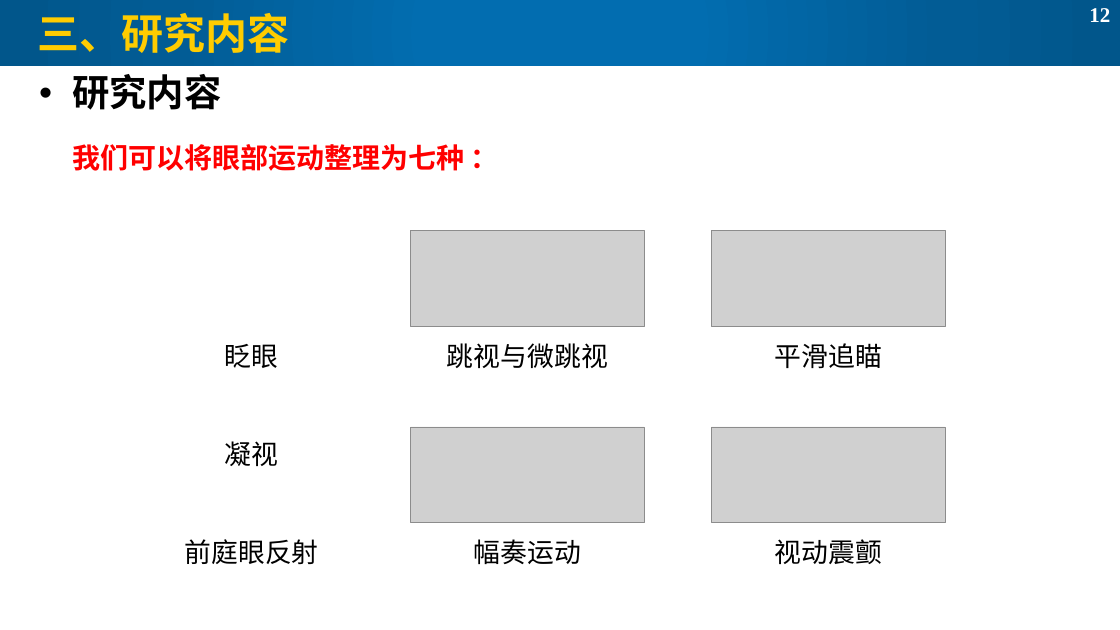
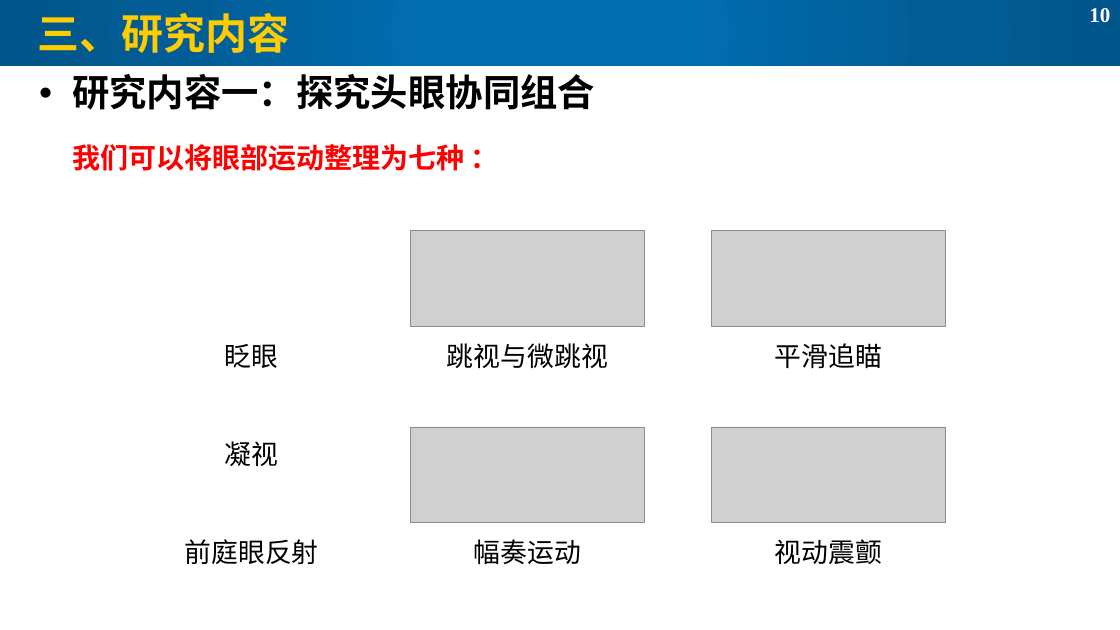
Before and after one commit to lorenz-liu/gaze-dominant-manipulation, a slide deck: slide 10 of PAPERWORK/毕设开题PPT.pptx (slide 12 before the commit). Drawn at 1120x630 pixels with LibreOffice and Linux fonts; fonts in the diff are those of the drawing; grey boxes stand for pictures. Boxes give left, top, right and bottom in pixels: in the first picture for what was removed or moved away, otherwise in the second. Text is boxed around its words. In the diff, an @@ line names an element or a change of style, - is before the commit and + after.

```diff
--- a/PAPERWORK/毕设开题PPT.pptx
+++ b/PAPERWORK/毕设开题PPT.pptx
@@ page number at (1089,8,1110,22): text changed @@
-12
+10
@@ text at (72,74,595,110): text changed @@
-• 研究内容
+• 研究内容一：探究头眼协同组合
```
Also in this commit, not shown: 5 other slides changed, 2 slides added, 4 slides removed, 7 other files.
